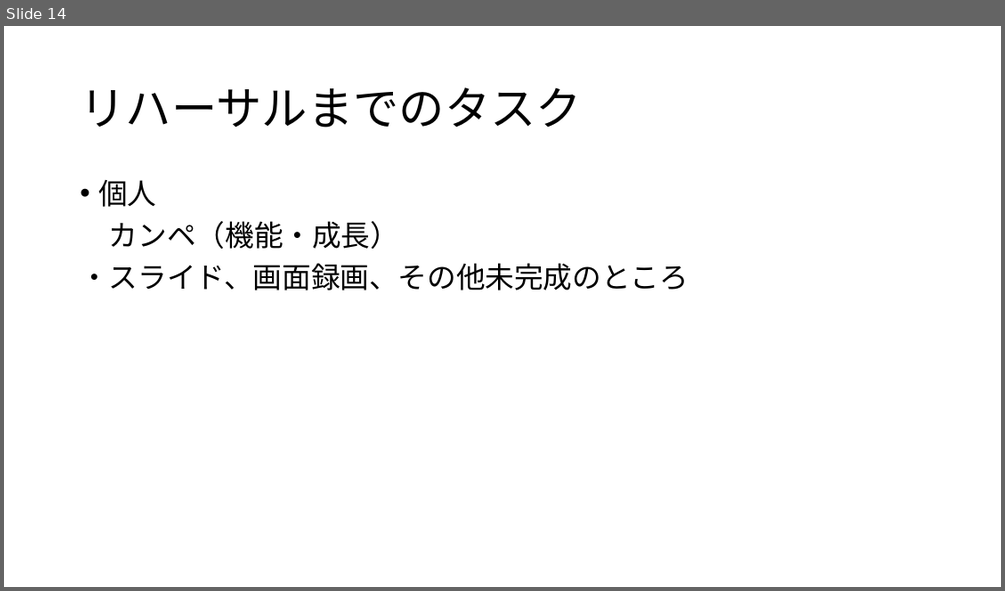
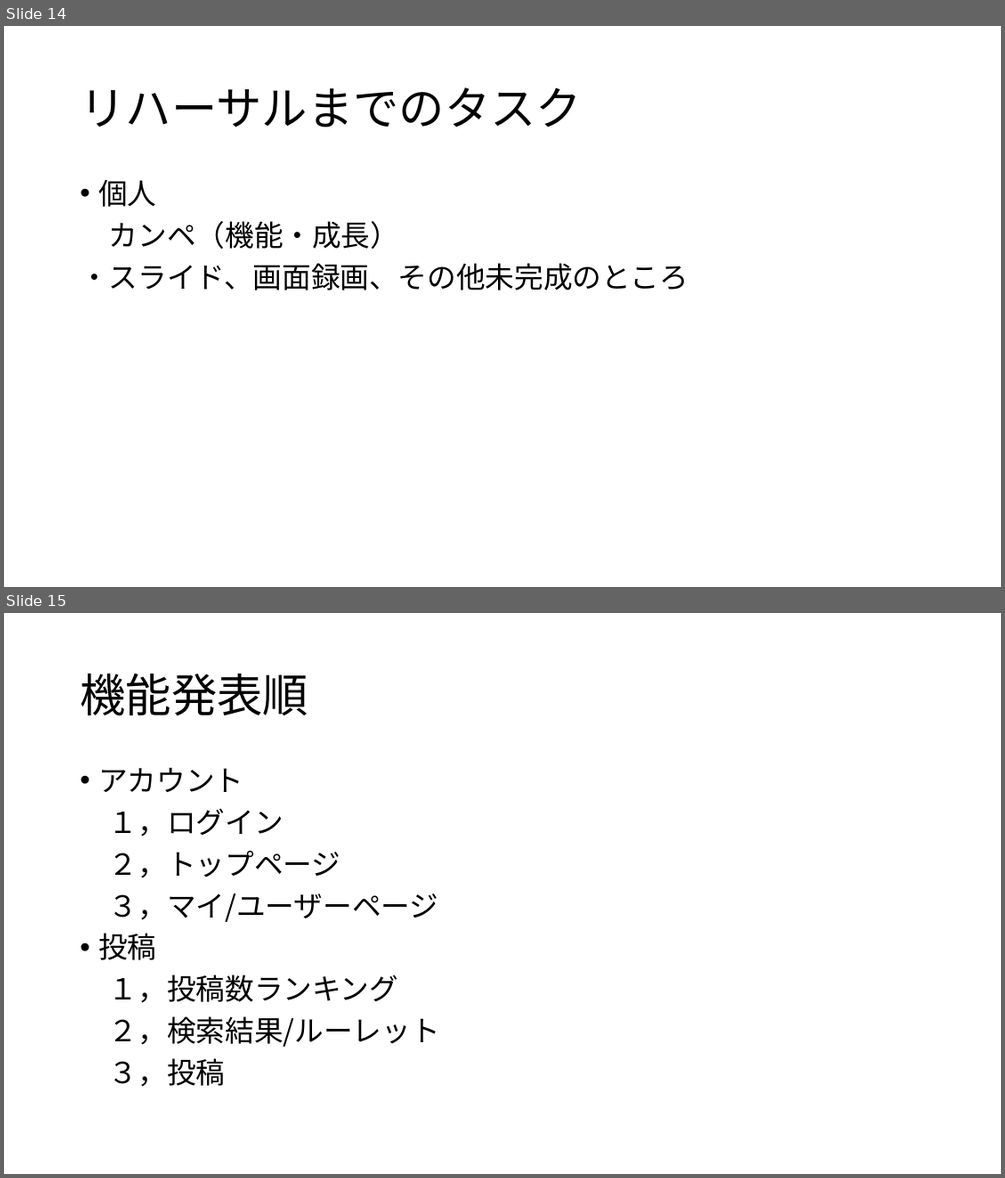
Before and after one commit to dojo2022/B-3, a slide deck: doc/成果発表会プロット.pptx. Shown one above the other, each under a label of ours: slide 14 before the commit, slides 14 and 15 after it. The pictures are 1005x591 and 1005x1178 pixels, drawn with LibreOffice and Linux fonts; fonts in the diff are those of the drawing. Boxes give left, top, right and bottom in pixels: in the first picture for what was removed or moved away, otherwise in the second. Text is boxed around its words. In the diff, an @@ line names an element or a change of style, - is before the commit and + after.

```diff
--- a/doc/成果発表会プロット.pptx
+++ b/doc/成果発表会プロット.pptx
@@ slide 15 added at (4, 613, 1001, 1174), background #FFFFFF @@
@@ title added at (80, 674, 308, 716), 44 pt, text #000000 @@
+機能発表順
@@ text added at (98, 767, 440, 1086), 28 pt, text #000000 @@
+• アカウント
+１，ログイン
+２，トップページ
+３，マイ/ユーザーページ
+• 投稿
+１，投稿数ランキング
+２，検索結果/ルーレット
+３，投稿
```
Also in this commit, not shown: 1 slide changed.
